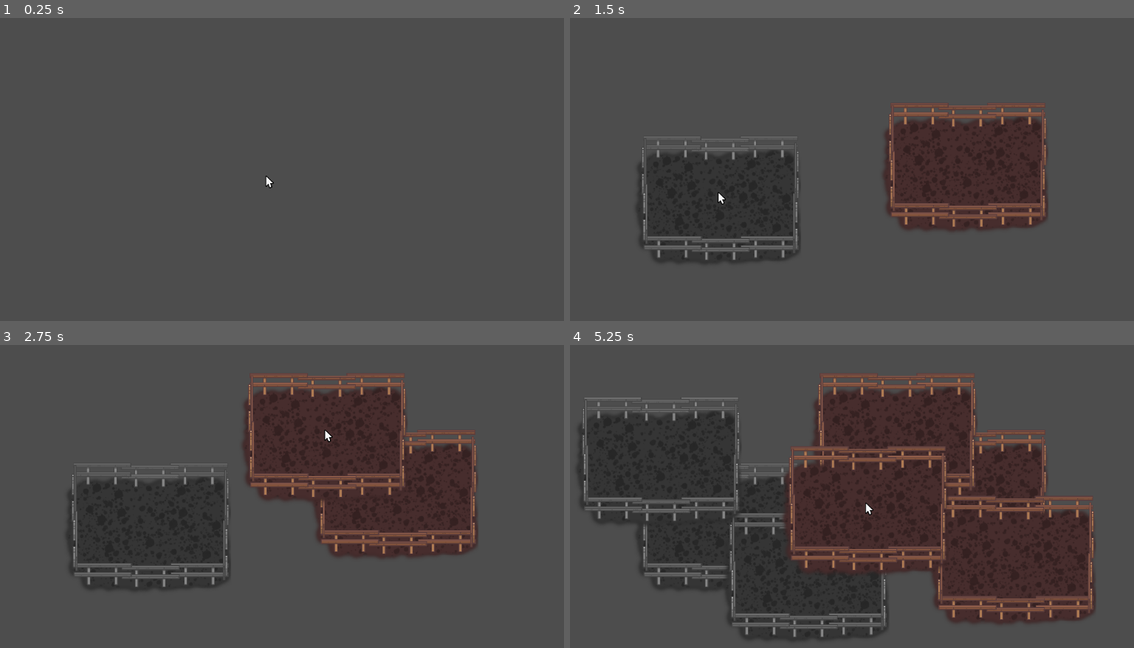
Above: before the commit, frames 1-4 (two rows, left to right).
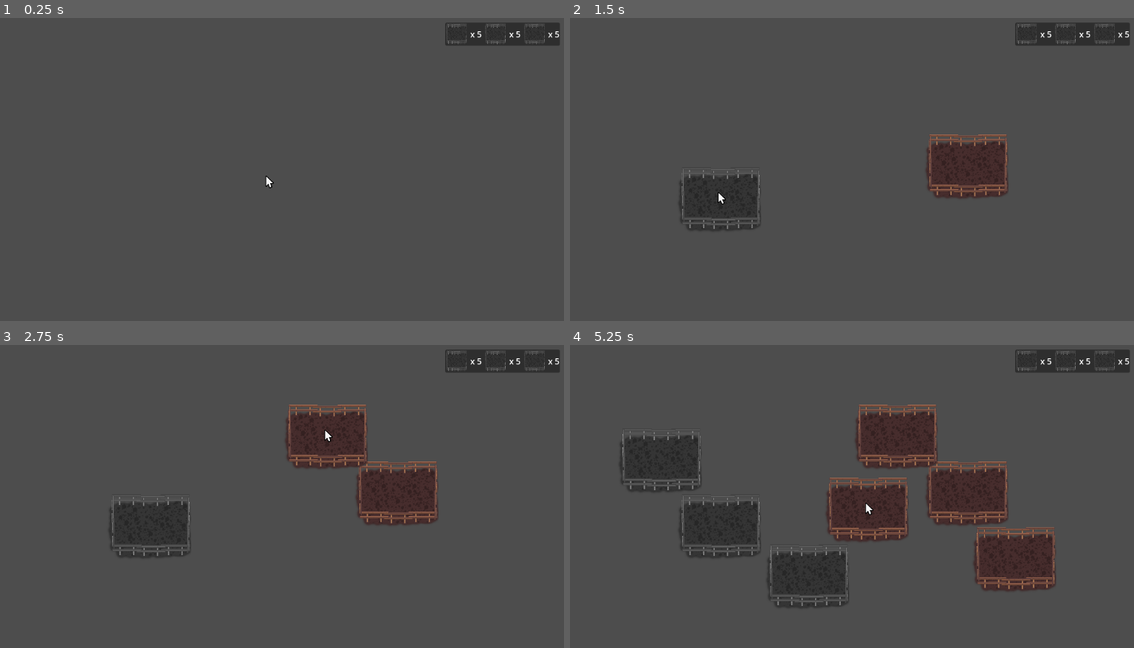
Above: after the commit, the same moments.

Repository: AlekseiRamirov/BuilderDefender2D
Game: Godot game, scene res://BuilderDefender2D/Scenes/main.tscn
Same seed, same stepped clock (60 frames per second), same inputs: the game is played once before the commit and once after it.
Inputs (mouse positions are in pixels of both pictures, inside the frame that each line leads up to):
- Up to frame 1 (0.25 s): no input
- Up to frame 2 (1.5 s): tap Enter at 0.5 s; move the mouse to (970, 166) at 0.52 s; tap 1 at 0.6 s; click (970, 166) at 0.67 s; tap Space at 1.25 s; move the mouse to (722, 199) at 1.27 s; tap 2 at 1.35 s; click (722, 199) at 1.42 s
- Up to frame 3 (2.75 s): tap Enter at 2 s; move the mouse to (327, 435) at 2.02 s; tap 1 at 2.1 s; click (327, 435) at 2.17 s
- Up to frame 4 (5.25 s): tap Space at 2.75, 4.25 s; move the mouse to (806, 575) at 2.77 s; tap 2 at 2.85, 4.35 s; click (806, 575) at 2.92 s; tap Enter at 3.5 s; move the mouse to (1015, 560) at 3.52 s; tap 1 at 3.6, 5.1 s; click (1015, 560) at 3.67 s; move the mouse to (660, 460) at 4.27 s; click (660, 460) at 4.42 s; move the mouse to (868, 508) at 5.02 s; click (868, 508) at 5.17 s

The runs differ from the first frame. In frame 1, 1.2% of the frame differs, in the area x 78-100%, y 1-10%; in frame 2, 13%; in frame 3, 18%; in frame 4, 32%, in the area x 1-100%, y 1-98%.

Commit message:
Added scene for hub

Diff:
--- /dev/null
+++ b/BuilderDefender2D/Scenes/hud/ui_hud.tscn
@@ -0,0 +1,37 @@
+[gd_scene load_steps=2 format=3 uid="uid://bbtvnecebn043"]
+
+[ext_resource type="PackedScene" uid="uid://dcs7cbgb851yl" path="res://BuilderDefender2D/Scenes/hud/ui_resource_template.tscn" id="1_1qrvw"]
+
+[node name="HUD" type="Control"]
+layout_mode = 3
+anchors_preset = 15
+anchor_right = 1.0
+anchor_bottom = 1.0
+grow_horizontal = 2
+grow_vertical = 2
+mouse_filter = 2
+
+[node name="TopBar" type="HBoxContainer" parent="."]
+layout_mode = 1
+anchors_preset = -1
+anchor_right = 1.0
+offset_bottom = 45.0
+
+[node name="TopRight" type="PanelContainer" parent="TopBar"]
+layout_mode = 2
+size_flags_horizontal = 10
+
+[node name="ResourcesDisplayContainer" type="HBoxContainer" parent="TopBar/TopRight"]
+layout_mode = 2
+
+[node name="ResourceTemplate" parent="TopBar/TopRight/ResourcesDisplayContainer" instance=ExtResource("1_1qrvw")]
+layout_mode = 2
+
+[node name="ResourceTemplate2" parent="TopBar/TopRight/ResourcesDisplayContainer" instance=ExtResource("1_1qrvw")]
+layout_mode = 2
+
+[node name="ResourceTemplate3" parent="TopBar/TopRight/ResourcesDisplayContainer" instance=ExtResource("1_1qrvw")]
+layout_mode = 2
+
+[node name="TopLeft" type="PanelContainer" parent="TopBar"]
+layout_mode = 2
--- /dev/null
+++ b/BuilderDefender2D/Scenes/hud/ui_resource_template.tscn
@@ -0,0 +1,15 @@
+[gd_scene load_steps=2 format=3 uid="uid://dcs7cbgb851yl"]
+
+[ext_resource type="Texture2D" uid="uid://pdltabvi3ufx" path="res://BuilderDefender2D/Textures/StoneHarvester.png" id="1_u11ps"]
+
+[node name="ResourceTemplate" type="HBoxContainer"]
+
+[node name="ResourceImage" type="TextureRect" parent="."]
+layout_mode = 2
+texture = ExtResource("1_u11ps")
+expand_mode = 2
+
+[node name="ResourceLabel" type="Label" parent="."]
+layout_mode = 2
+text = "x 5
+"
--- a/BuilderDefender2D/Scenes/main.tscn
+++ b/BuilderDefender2D/Scenes/main.tscn
@@ -1,8 +1,9 @@
-[gd_scene load_steps=4 format=3 uid="uid://chtxsfuk41xfs"]
+[gd_scene load_steps=5 format=3 uid="uid://chtxsfuk41xfs"]
 
 [ext_resource type="Script" path="res://BuilderDefender2D/Scripts/building_manager.gd" id="1_a0yf3"]
 [ext_resource type="PackedScene" uid="uid://dc6k5om0by8g8" path="res://BuilderDefender2D/Scenes/mouse_selector.tscn" id="1_ooaug"]
 [ext_resource type="Script" path="res://BuilderDefender2D/Scripts/input_manager.gd" id="4_5y7fm"]
+[ext_resource type="PackedScene" uid="uid://bbtvnecebn043" path="res://BuilderDefender2D/Scenes/hud/ui_hud.tscn" id="4_t2nkw"]
 
 [node name="Main" type="Node2D"]
 
@@ -19,3 +20,14 @@
 [node name="InputManager" type="Node" parent="." node_paths=PackedStringArray("buildingManager")]
 script = ExtResource("4_5y7fm")
 buildingManager = NodePath("../BuildingManager")
+
+[node name="HUD" parent="." instance=ExtResource("4_t2nkw")]
+anchors_preset = 0
+anchor_right = 0.0
+anchor_bottom = 0.0
+offset_left = 344.0
+offset_top = -312.0
+offset_right = 344.0
+offset_bottom = -312.0
+grow_horizontal = 1
+grow_vertical = 1
--- a/BuilderDefender2D/Scenes/stone_harvester.tscn
+++ b/BuilderDefender2D/Scenes/stone_harvester.tscn
@@ -14,7 +14,7 @@
 [node name="StoneHarvester" type="Node2D"]
 
 [node name="Sprite" type="Sprite2D" parent="."]
-scale = Vector2(0.1, 0.1)
+scale = Vector2(0.05, 0.05)
 texture = ExtResource("1_3csue")
 
 [node name="ResourceGenerator" type="Node" parent="."]
--- a/BuilderDefender2D/Scenes/wood_harvester.tscn
+++ b/BuilderDefender2D/Scenes/wood_harvester.tscn
@@ -14,7 +14,7 @@
 [node name="WoodHarvester" type="Node2D"]
 
 [node name="Sprite" type="Sprite2D" parent="."]
-scale = Vector2(0.1, 0.1)
+scale = Vector2(0.05, 0.05)
 texture = ExtResource("1_k81tv")
 
 [node name="ResourceGenerator" type="Node" parent="."]
